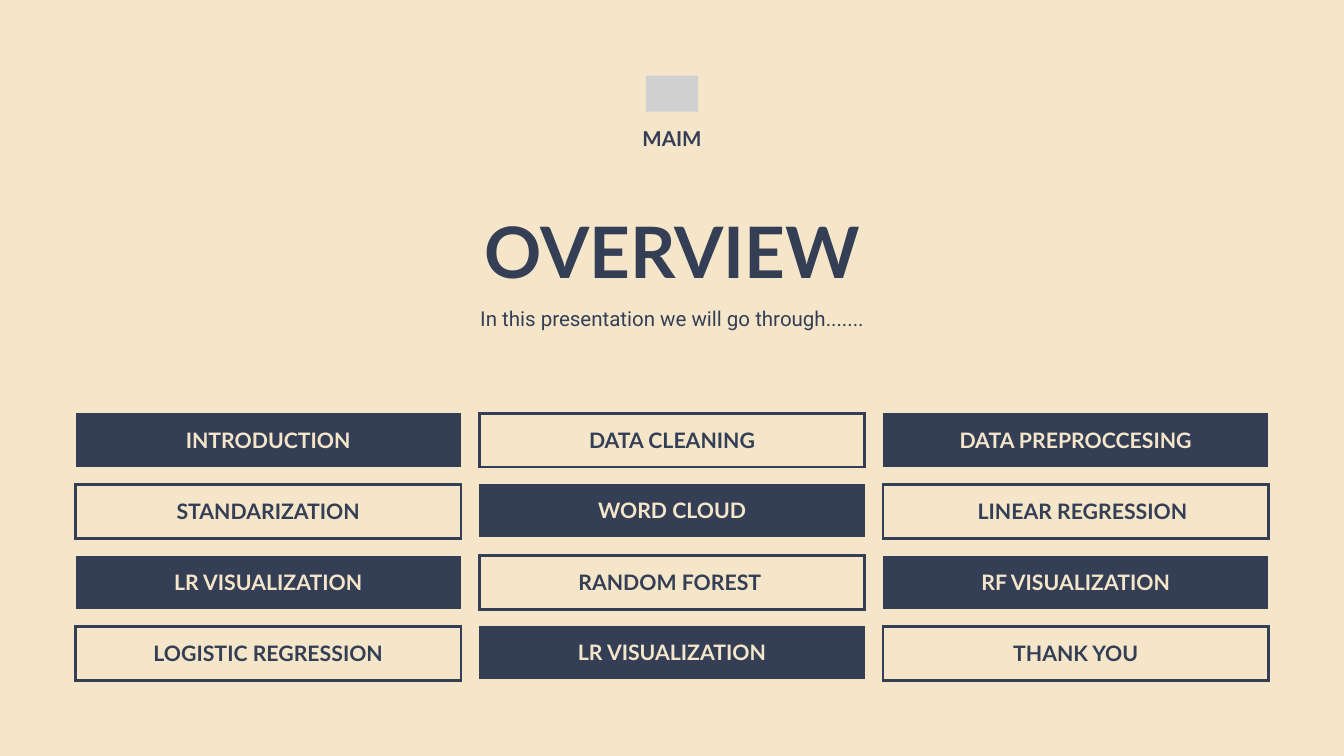
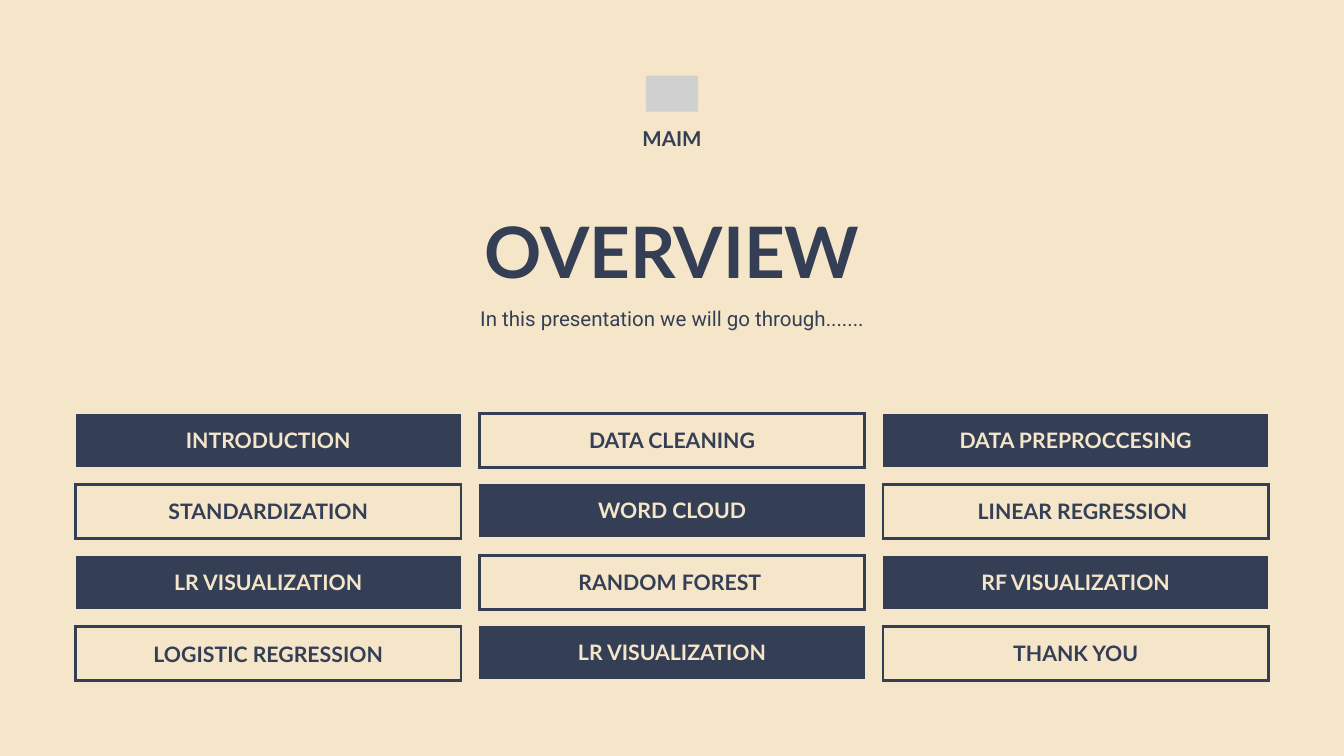
Before and after one commit to mohamed682004/MAIM-final-project, a slide deck: slide 3 of final project presentation.pptx. Drawn at 1344x756 pixels with LibreOffice and Linux fonts; fonts in the diff are those of the drawing; grey boxes stand for pictures. Boxes give left, top, right and bottom in pixels: in the first picture for what was removed or moved away, otherwise in the second. Text is boxed around its words. In the diff, an @@ line names an element or a change of style, - is before the commit and + after.

```diff
--- a/final project presentation.pptx
+++ b/final project presentation.pptx
@@ freeform shape at (75,485,460,538): outline redrawn @@
@@ text at (168,503,367,519): text changed @@
-STANDARIZATION
+STANDARDIZATION
```
Also in this commit, not shown: 24 other slides changed.
